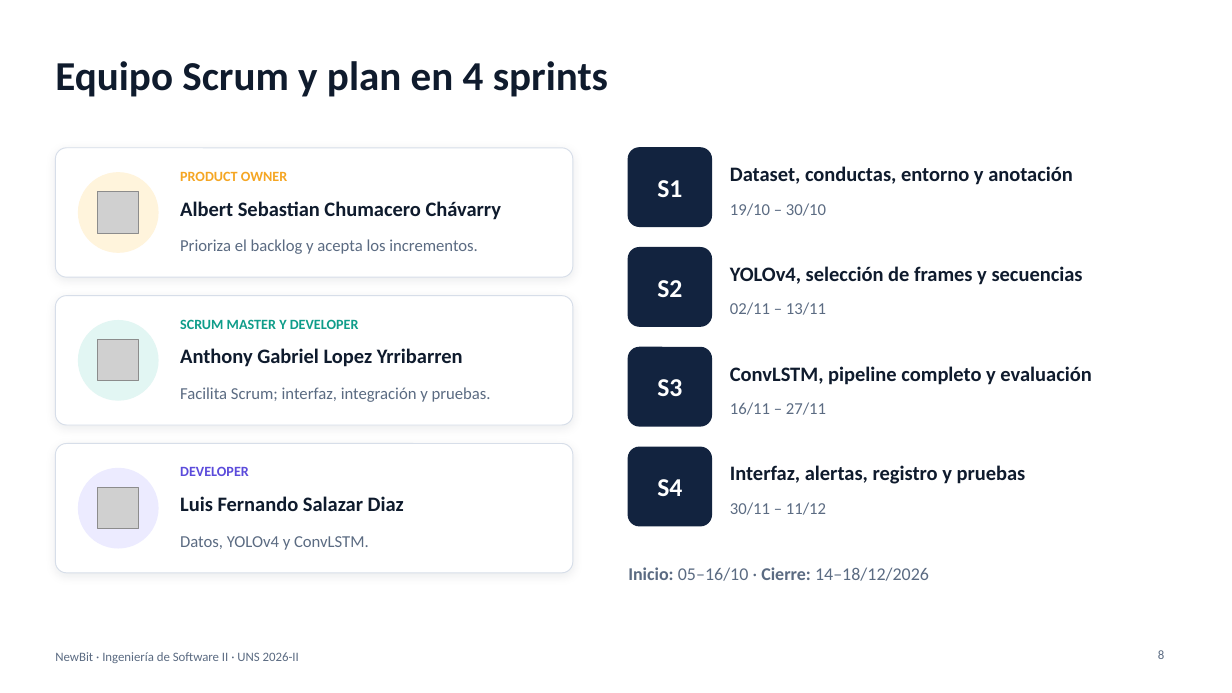
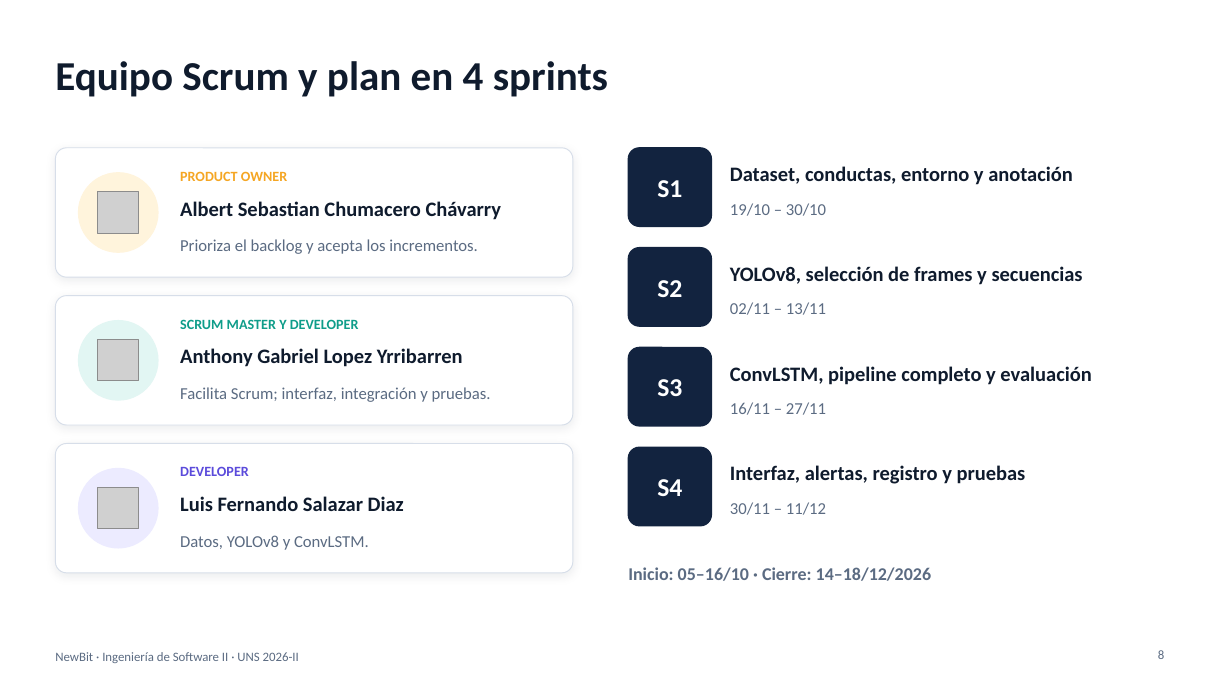
Before and after one commit to devmondoss/NewBit, a slide deck: slide 8 of curso/semana-03-roles-y-prototipos/nuestras-entregas/PPT_Presentacion_NewBit/PPT_Presentacion_NewBit.pptx. Drawn at 1232x693 pixels with LibreOffice and Linux fonts; fonts in the diff are those of the drawing; grey boxes stand for pictures. Boxes give left, top, right and bottom in pixels: in the first picture for what was removed or moved away, otherwise in the second. Text is boxed around its words. In the diff, an @@ line names an element or a change of style, - is before the commit and + after.

```diff
--- a/curso/semana-03-roles-y-prototipos/nuestras-entregas/PPT_Presentacion_NewBit/PPT_Presentacion_NewBit.pptx
+++ b/curso/semana-03-roles-y-prototipos/nuestras-entregas/PPT_Presentacion_NewBit/PPT_Presentacion_NewBit.pptx
@@ text at [730,266,1083,285]: text changed @@
-YOLOv4, selección de frames y secuencias
+YOLOv8, selección de frames y secuencias
@@ text at [180,535,369,550]: text changed @@
-Datos, YOLOv4 y ConvLSTM.
+Datos, YOLOv8 y ConvLSTM.
@@ text "Inicio: 05–16/10 · Cierre: 14–18/12/2026" at [628,567,931,581]: bold on in "05–16/10 · 14–18/12/2026" @@
```
Also in this commit, not shown: 7 other slides changed, 7 other files.
